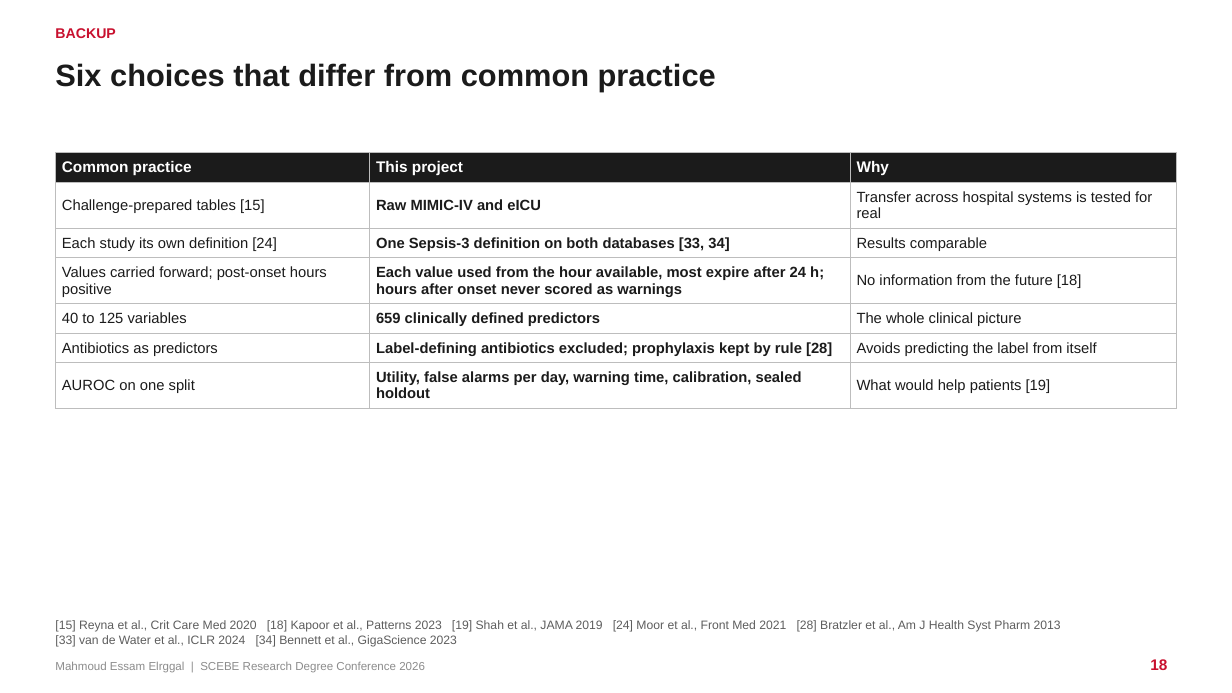
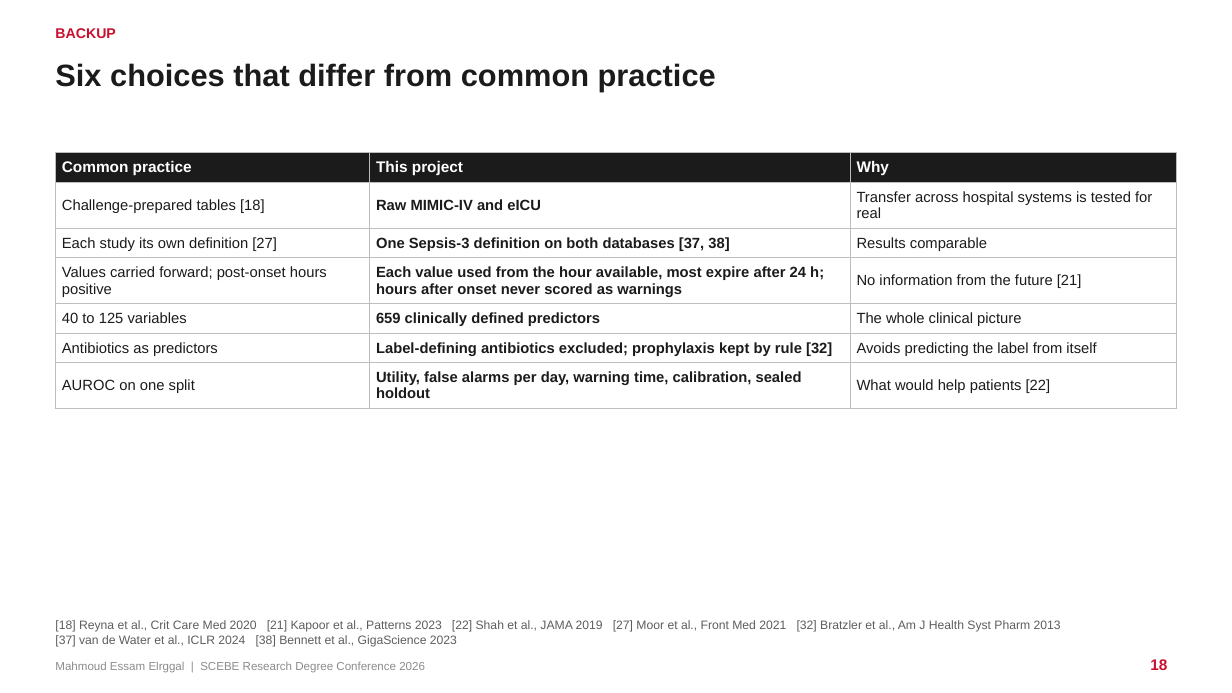
Before and after one commit to mahmoudddj/datasciencecoursera1, a slide deck: slide 18 of dev/presentation/Elrggal_Mahmoud_SCEBE2026.pptx. Drawn at 1232x693 pixels with LibreOffice and Linux fonts; fonts in the diff are those of the drawing. Boxes give left, top, right and bottom in pixels: in the first picture for what was removed or moved away, otherwise in the second. Text is boxed around its words. In the diff, an @@ line names an element or a change of style, - is before the commit and + after.

```diff
--- a/dev/presentation/Elrggal_Mahmoud_SCEBE2026.pptx
+++ b/dev/presentation/Elrggal_Mahmoud_SCEBE2026.pptx
@@ table at [55,152,1177,402] @@
-row 2, column 1: Challenge-prepared tables [15]
+row 2, column 1: Challenge-prepared tables [18]
-row 3, column 1: Each study its own definition [24]
+row 3, column 1: Each study its own definition [27]
-row 3, column 2: One Sepsis-3 definition on both databases [33, 34]
+row 3, column 2: One Sepsis-3 definition on both databases [37, 38]
-row 4, column 3: No information from the future [18]
+row 4, column 3: No information from the future [21]
-row 6, column 2: Label-defining antibiotics excluded; prophylaxis kept by rule [28]
+row 6, column 2: Label-defining antibiotics excluded; prophylaxis kept by rule [32]
-row 7, column 3: What would help patients [19]
+row 7, column 3: What would help patients [22]
@@ text at [55,620,1061,647]: text changed @@
-[15] Reyna et al., Crit Care Med 2020 [18] Kapoor et al., Patterns 2023 [19] Shah et al., JAMA 2019 [24] Moor et al., Front Med 2021 [28] Bratzler et al., Am J Health Syst Pharm 2013 [33] van de Water et al., ICLR 2024 [34] Bennett et al., GigaScience 2023
+[18] Reyna et al., Crit Care Med 2020 [21] Kapoor et al., Patterns 2023 [22] Shah et al., JAMA 2019 [27] Moor et al., Front Med 2021 [32] Bratzler et al., Am J Health Syst Pharm 2013 [37] van de Water et al., ICLR 2024 [38] Bennett et al., GigaScience 2023
```
Also in this commit, not shown: 24 other slides changed, 3 slides added, 1 slide removed, 3 other files.
